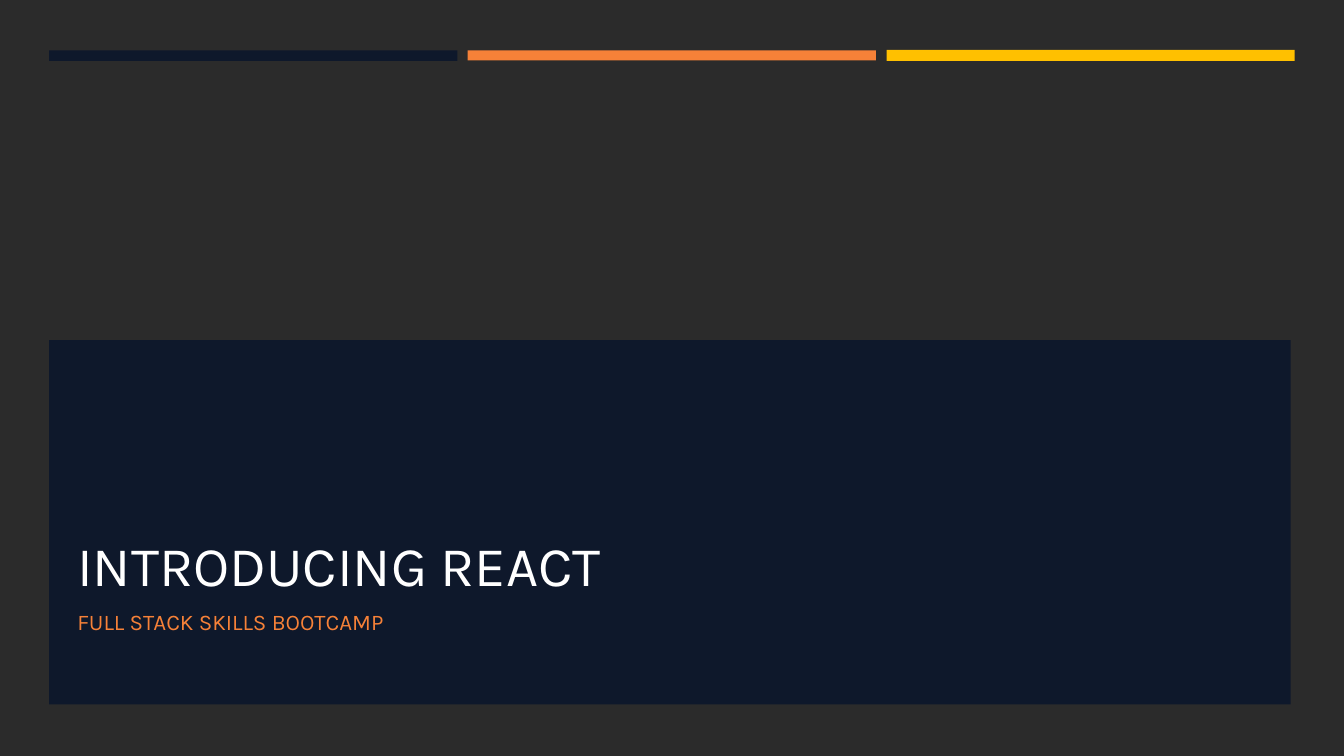
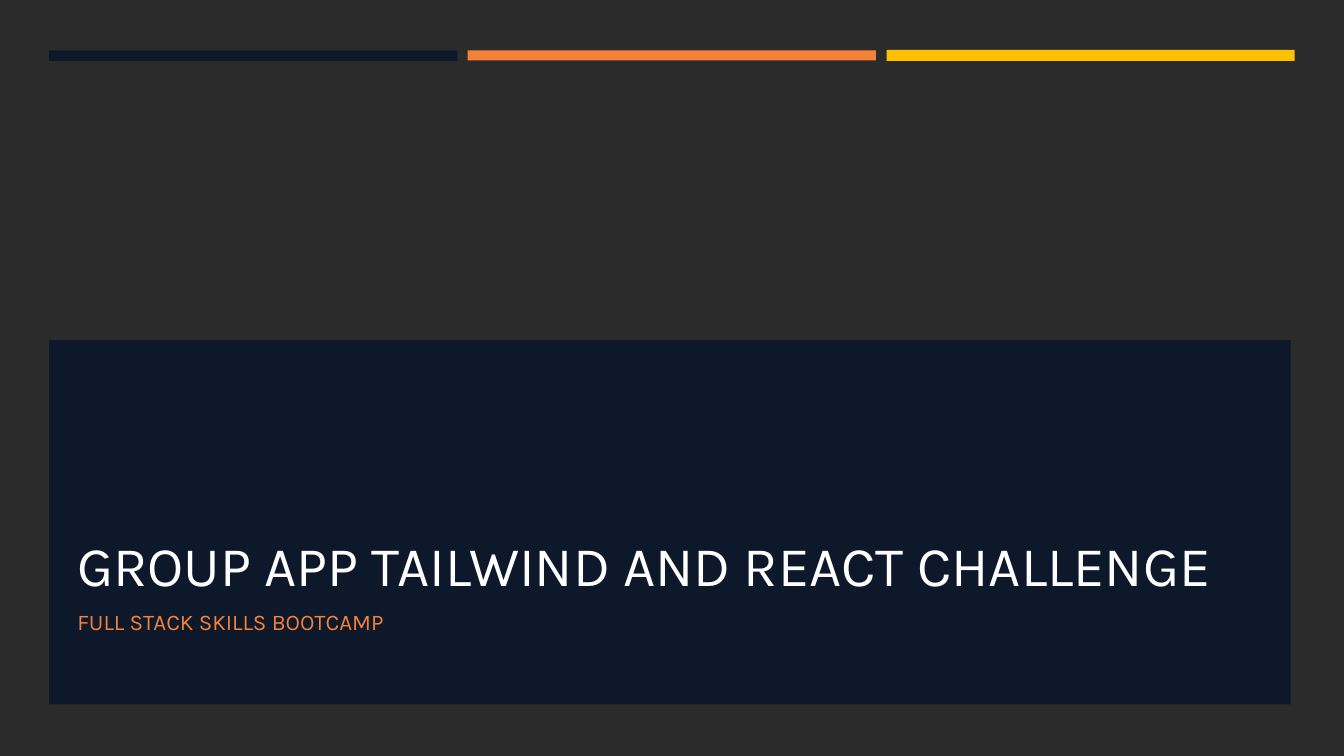
Before and after one commit to hawkeye1900/SBC-Sept24, a slide deck: slide 1 of week-10/W10-S3-TailwindGroupChallenge/W10-S3-TailwindGroupChallenge.pptx. Drawn at 1344x756 pixels with LibreOffice and Linux fonts; fonts in the diff are those of the drawing; background and template pictures are left out; a plain dark background stands for a picture behind light text. Boxes give left, top, right and bottom in pixels: in the first picture for what was removed or moved away, otherwise in the second. Text is boxed around its words. In the diff, an @@ line names an element or a change of style, - is before the commit and + after.

Commit message:
Added Challenge and Presentation to W10-S3

```diff
--- a/week-10/W10-S3-TailwindGroupChallenge/W10-S3-TailwindGroupChallenge.pptx
+++ b/week-10/W10-S3-TailwindGroupChallenge/W10-S3-TailwindGroupChallenge.pptx
@@ title at [77,550,1210,587]: text changed @@
-INTRODUCING REACT
+GROUP APP TAILWIND AND REACT CHALLENGE
```
Also in this commit, not shown: 2 other slides changed, 9 slides added, 8 slides removed, 2 other files.
